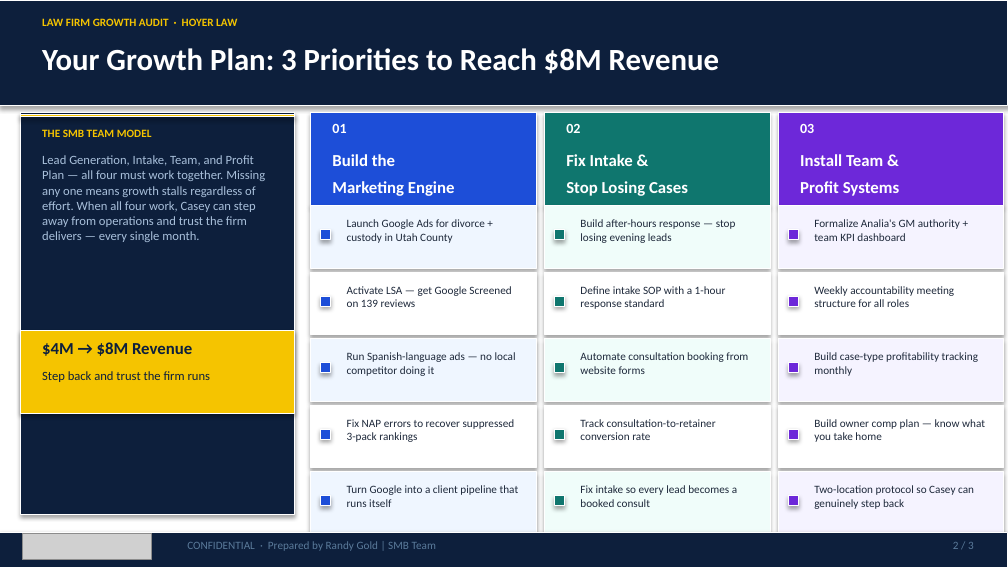
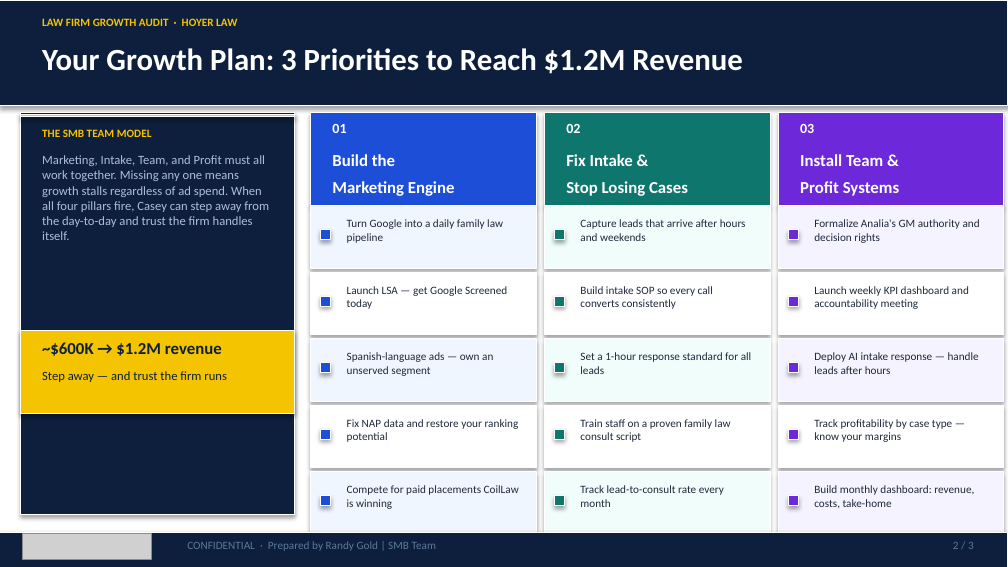
Before and after one commit to SMB-Team-Technology/workwith-smbteam, a slide deck: slide 2 of hoyer-law/Hoyer_Law_June_5_2026_Proposal.pptx. Drawn at 1008x567 pixels with LibreOffice and Linux fonts; fonts in the diff are those of the drawing; grey boxes stand for pictures. Boxes give left, top, right and bottom in pixels: in the first picture for what was removed or moved away, otherwise in the second. Text is boxed around its words. In the diff, an @@ line names an element or a change of style, - is before the commit and + after.

```diff
--- a/hoyer-law/Hoyer_Law_June_5_2026_Proposal.pptx
+++ b/hoyer-law/Hoyer_Law_June_5_2026_Proposal.pptx
@@ text at (x1=42, y1=48, x2=742, y2=74): text changed @@
-Your Growth Plan: 3 Priorities to Reach $8M Revenue
+Your Growth Plan: 3 Priorities to Reach $1.2M Revenue
@@ text at (x1=42, y1=155, x2=269, y2=240): text changed @@
-Lead Generation, Intake, Team, and Profit Plan — all four must work together. Missing any one means growth stalls regardless of effort. When all four work, Casey can step away from operations and trust the firm delivers — every single month.
+Marketing, Intake, Team, and Profit must all work together. Missing any one means growth stalls regardless of ad spend. When all four pillars fire, Casey can step away from the day-to-day and trust the firm handles itself.
@@ text at (x1=347, y1=219, x2=503, y2=243): text changed @@
-Launch Google Ads for divorce + custody in Utah County
+Turn Google into a daily family law pipeline
@@ text at (x1=580, y1=219, x2=746, y2=241): text changed @@
-Build after-hours response — stop losing evening leads
+Capture leads that arrive after hours and weekends
@@ text at (x1=814, y1=219, x2=980, y2=243): text changed @@
-Formalize Analia's GM authority + team KPI dashboard
+Formalize Analia's GM authority and decision rights
@@ text at (x1=347, y1=286, x2=507, y2=309): text changed @@
-Activate LSA — get Google Screened on 139 reviews
+Launch LSA — get Google Screened today
@@ text at (x1=580, y1=286, x2=713, y2=309): text changed @@
-Define intake SOP with a 1-hour response standard
+Build intake SOP so every call converts consistently
@@ text at (x1=814, y1=286, x2=969, y2=309): text changed @@
-Weekly accountability meeting structure for all roles
+Launch weekly KPI dashboard and accountability meeting
@@ text at (x1=42, y1=342, x2=222, y2=356): text changed @@
-$4M → $8M Revenue
+~$600K → $1.2M revenue
@@ text at (x1=347, y1=352, x2=493, y2=376): text changed @@
-Run Spanish-language ads — no local competitor doing it
+Spanish-language ads — own an unserved segment
@@ text at (x1=580, y1=352, x2=752, y2=374): text changed @@
-Automate consultation booking from website forms
+Set a 1-hour response standard for all leads
@@ text at (x1=814, y1=352, x2=979, y2=374): text changed @@
-Build case-type profitability tracking monthly
+Deploy AI intake response — handle leads after hours
@@ text at (x1=42, y1=371, x2=227, y2=382): text changed @@
-Step back and trust the firm runs
+Step away — and trust the firm runs
@@ text at (x1=347, y1=419, x2=519, y2=442): text changed @@
-Fix NAP errors to recover suppressed 3-pack rankings
+Fix NAP data and restore your ranking potential
@@ text at (x1=580, y1=419, x2=731, y2=442): text changed @@
-Track consultation-to-retainer conversion rate
+Train staff on a proven family law consult script
@@ text at (x1=814, y1=419, x2=952, y2=442): text changed @@
-Build owner comp plan — know what you take home
+Track profitability by case type — know your margins
@@ text at (x1=347, y1=485, x2=519, y2=509): text changed @@
-Turn Google into a client pipeline that runs itself
+Compete for paid placements CoilLaw is winning
@@ text at (x1=580, y1=485, x2=724, y2=507): text changed @@
-Fix intake so every lead becomes a booked consult
+Track lead-to-consult rate every month
@@ text at (x1=814, y1=485, x2=974, y2=508): text changed @@
-Two-location protocol so Casey can genuinely step back
+Build monthly dashboard: revenue, costs, take-home
```
Also in this commit, not shown: 2 other slides changed, 1 other file.
